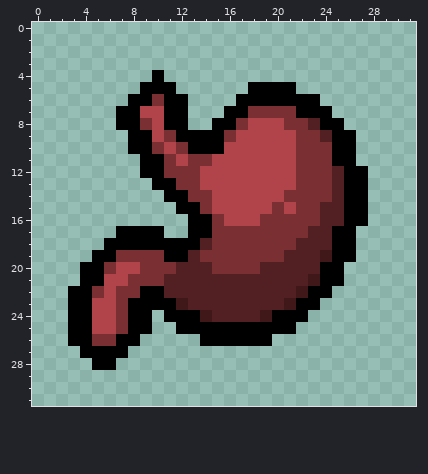
One commit to this pixel-art sprite: resources/gfx/items/collectibles/Gluttony's Stomach.png. The first picture shows the starting point.
The file is 32x32 pixels.
New version:
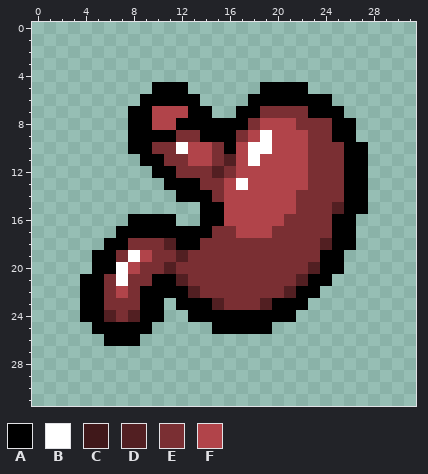
Palette (. is transparent): A #000000  B #ffffff  C #40181a  D #521f22  E #7a2f33  F #b1444a
Diff:
Changed rows in their new state; - is an unchanged pixel.
first column x 3:
 4 -------.-----------------
 5 ------.--A-----.---A-----
 6 -----.-A--A---.------A---
 7 ----.-A-FFAA-.-A---E--A--
 8 ----.-A-F-AA--AE--F-EE-A-
 9 -------AAEE--AE-B--F-E---
10 --------EBFFEA-BB--F--E-A
11 ---------EFFED-B---F--E-A
12 ------.-A--EDE-----F--E--
13 -------.-AAEE-B----F--E--
14 --------.-AAE-----F---E--
15 ---------..AA----F---E---
16 -----AAAA-.-A---FF---EA-.
17 --------AA----FFF---EE---
18 -----EEED--E-------EE----
19 -----BF-EDE-------EEEA-.-
20 -.-AB---DEEE----EEEE-----
21 ---EB--AA-EEEEEEEEE-A-.--
22 .-AEF---AA-EEEEEEE-A-.---
23 .-AE-E--.AAA-EEE-AA-.----
24 .-AD-D-A..-AAAAAA--.-----
25 ..AAA----...-----..------
26 ...A-------......--------
27 -....--------------------
28 --..---------------------
Where, in picture pixels (left, top, right, bottom), the same in both pictures:
changed: (68, 70, 368, 370)
